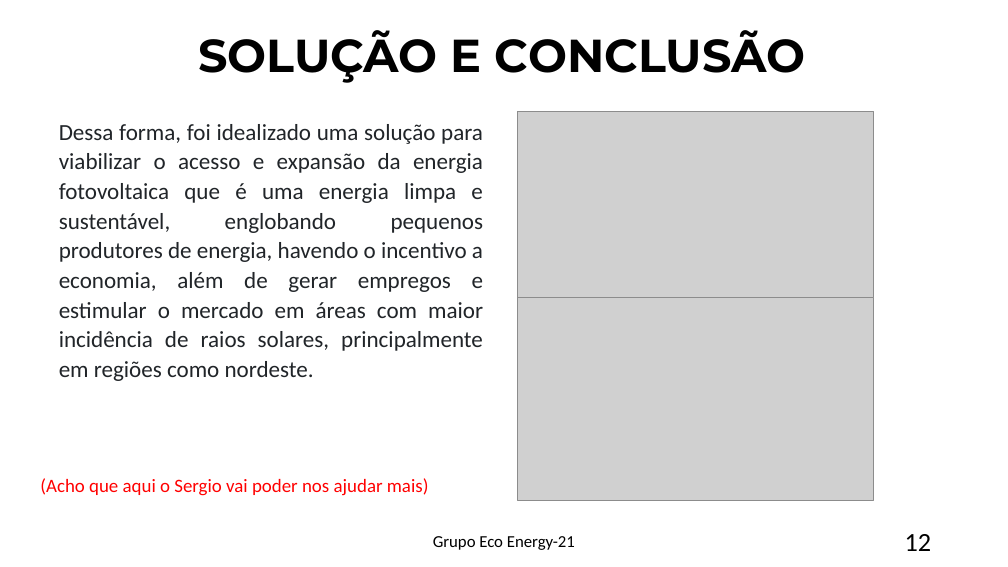
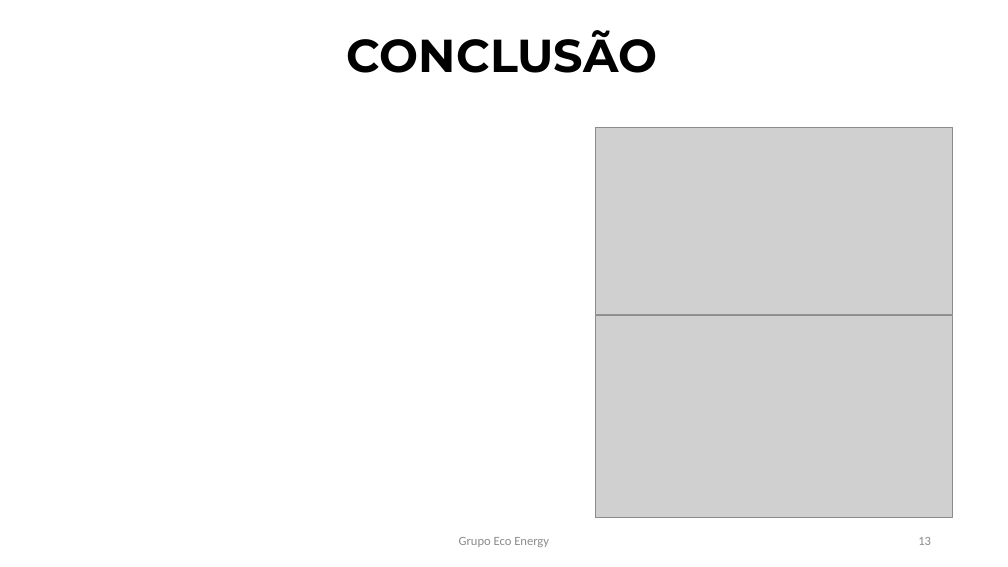
Before and after one commit to sudariogoncalves/ECO-Energy-21-, a slide deck: slide 13 of Projeto Eco-Energy 21.pptx (slide 12 before the commit). Drawn at 1008x567 pixels with LibreOffice and Linux fonts; fonts in the diff are those of the drawing; grey boxes stand for pictures. Boxes give left, top, right and bottom in pixels: in the first picture for what was removed or moved away, otherwise in the second. Text is boxed around its words. In the diff, an @@ line names an element or a change of style, - is before the commit and + after.

Commit message:
Projeto Eco-Energy 21 Atualização

```diff
--- a/Projeto Eco-Energy 21.pptx
+++ b/Projeto Eco-Energy 21.pptx
@@ text at <box>347,30,658,73</box>: text changed @@
-SOLUÇÃO E CONCLUSÃO
+CONCLUSÃO
@@ text removed at <box>59,124,484,381</box> @@
-Dessa forma, foi idealizado uma solução para viabilizar o acesso e expansão da energia fotovoltaica que é uma energia limpa e sustentável, englobando pequenos produtores de energia, havendo o incentivo a economia, além de gerar empregos e estimular o mercado em áreas com maior incidência de raios solares, principalmente em regiões como nordeste.
@@ picture: place and size @@
-picture at <box>517,111,874,298</box>
+picture at <box>596,128,953,315</box>
@@ picture: place and size @@
-picture at <box>517,297,874,500</box>
+picture at <box>596,315,953,518</box>
@@ text removed at <box>40,478,429,496</box> @@
-(Acho que aqui o Sergio vai poder nos ajudar mais)
@@ text at <box>459,537,549,547</box>: text changed; size 16 to 12 pt; text colour #000000 to #8C8C8C @@
-Grupo Eco Energy-21
+Grupo Eco Energy
@@ page number at <box>918,537,931,545</box>: text changed; size 25 to 12 pt; text colour #000000 to #8C8C8C @@
-12
+13
```
Also in this commit, not shown: 6 other slides changed, 2 slides added, 1 slide removed.
